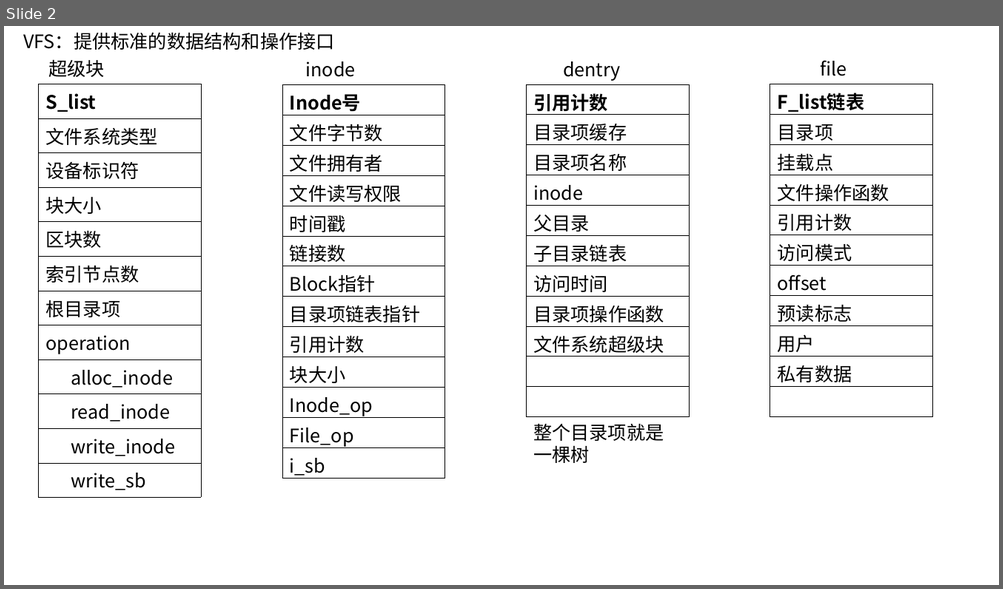
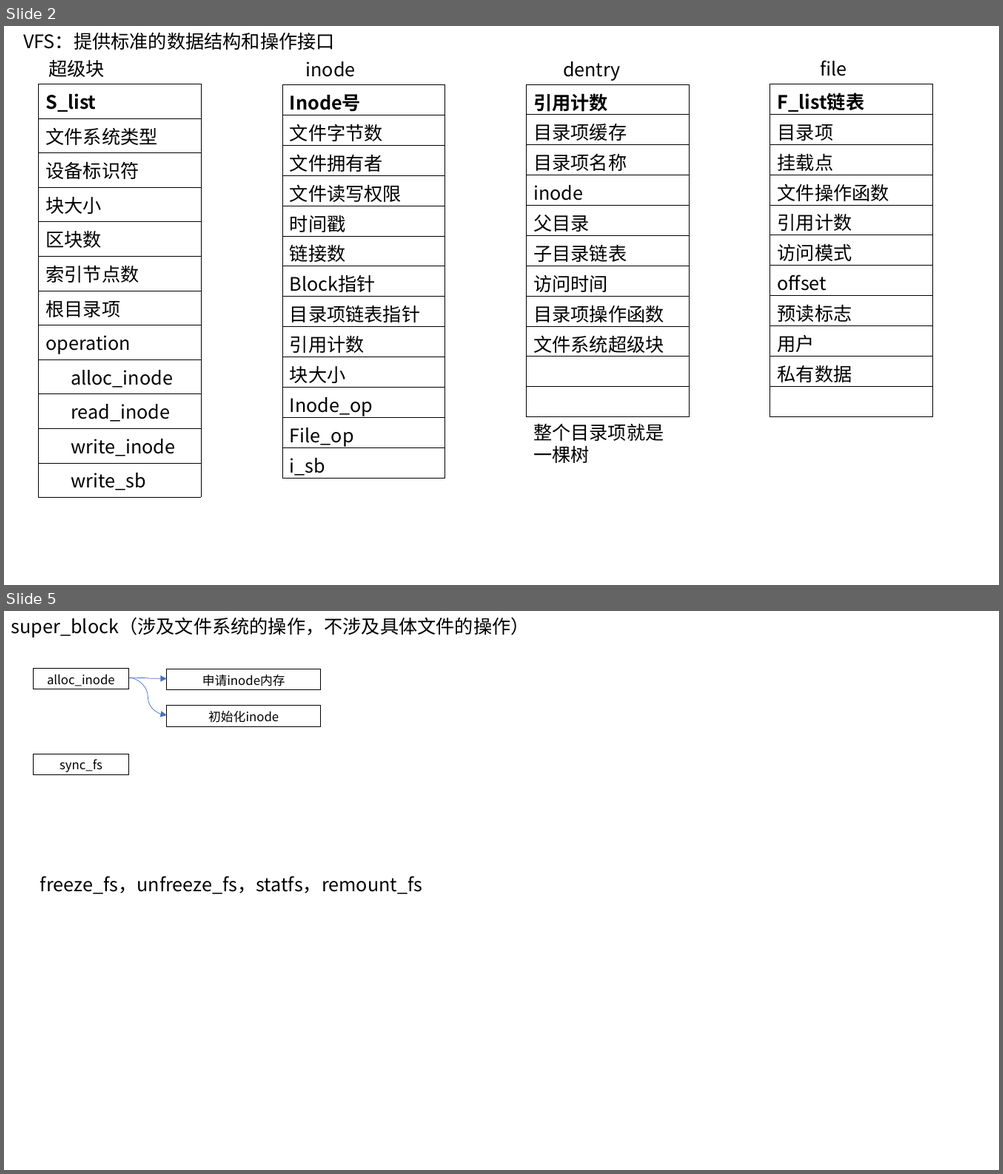
Before and after one commit to wei-coder/walnut, a slide deck: doc/fs.pptx. Shown one above the other, each under a label of ours: slide 2 before the commit, slides 2 and 5 after it; the slides between them are not shown. The pictures are 1003x589 and 1003x1174 pixels, drawn with LibreOffice and Linux fonts; fonts in the diff are those of the drawing. Boxes give left, top, right and bottom in pixels: in the first picture for what was removed or moved away, otherwise in the second. Text is boxed around its words. In the diff, an @@ line names an element or a change of style, - is before the commit and + after.

```diff
--- a/doc/fs.pptx
+++ b/doc/fs.pptx
@@ slide 5 added at [4, 611, 999, 1170], background #FFFFFF @@
@@ text added at [11, 617, 529, 638], 18 pt, text #000000 @@
+super_block（涉及文件系统的操作，不涉及具体文件的操作）
@@ rectangle added at [33, 669, 129, 689], fill #FFFFFF, outline #000000 0.75 pt, 12 pt, text #000000 @@
+alloc_inode
@@ rectangle added at [167, 669, 320, 690], fill #FFFFFF, outline #000000 0.75 pt, 12 pt, text #000000 @@
+申请inode内存
@@ curved arrow added from (129, 678) to (167, 679), #4472C4 0.5 pt @@
@@ curved arrow added from (129, 678) to (167, 715), #4472C4 0.5 pt @@
@@ rectangle added at [167, 706, 320, 726], fill #FFFFFF, outline #000000 0.75 pt, 12 pt, text #000000 @@
+初始化inode
@@ rectangle added at [33, 755, 129, 775], fill #FFFFFF, outline #000000 0.75 pt, 12 pt, text #000000 @@
+sync_fs
@@ text added at [40, 876, 422, 894], 18 pt, text #000000 @@
+freeze_fs，unfreeze_fs，statfs，remount_fs
```
Also in this commit, not shown: 4 slides changed, 5 other slides added, 14 other files.
